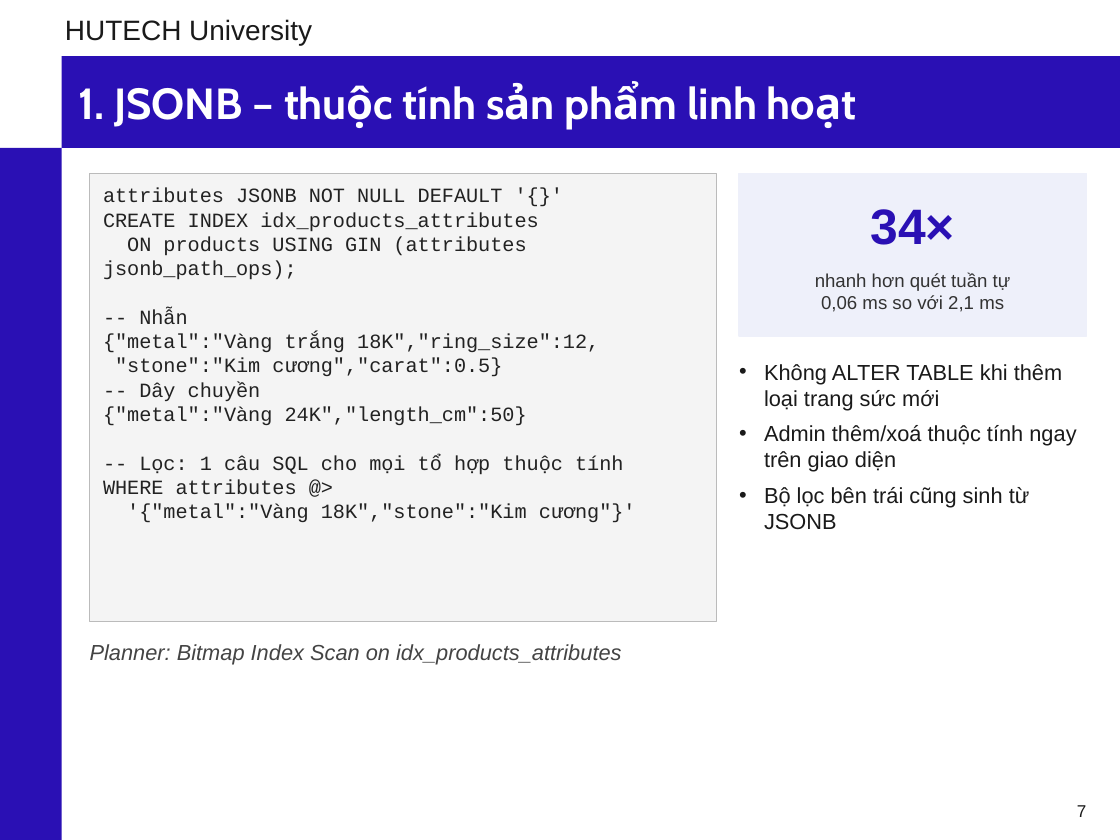
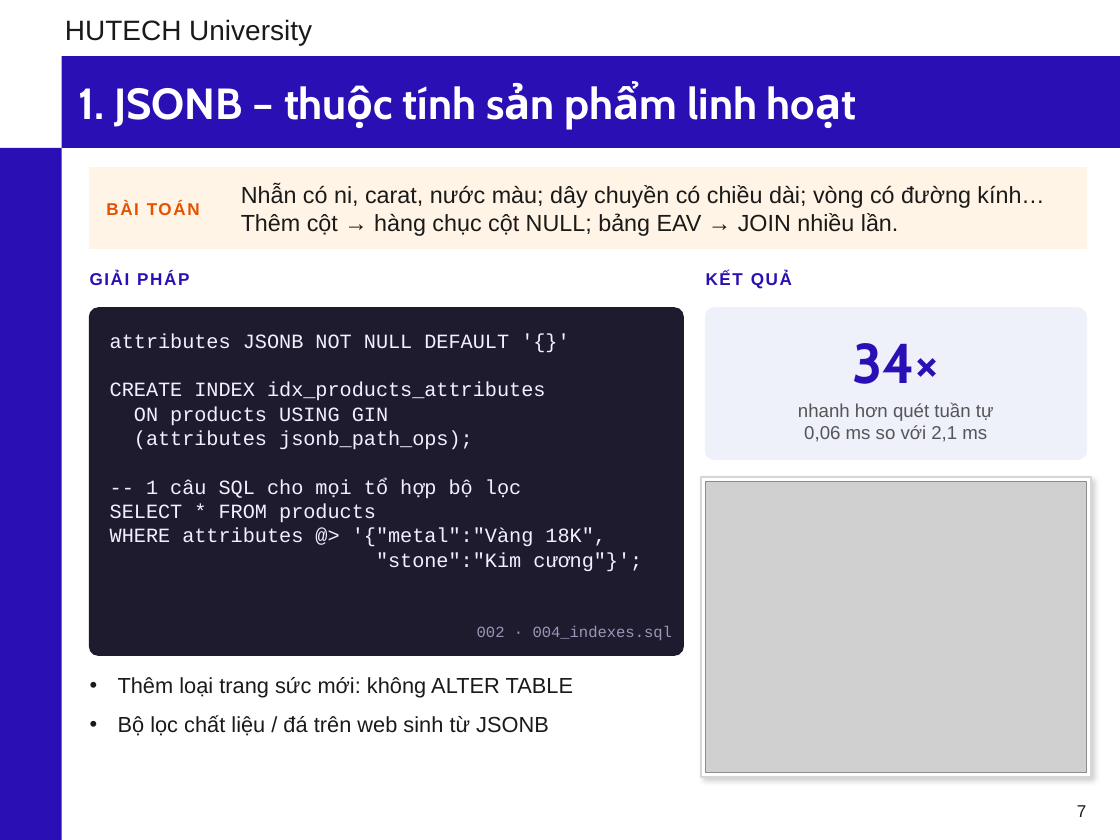
Before and after one commit to phunganhtuan123/master-csdl, a slide deck: slide 7 of docs/Slide_CSDL_Nhom6_PostgreSQL.pptx. Drawn at 1120x840 pixels with LibreOffice and Linux fonts; fonts in the diff are those of the drawing; grey boxes stand for pictures; background and template pictures are left out. Boxes give left, top, right and bottom in pixels: in the first picture for what was removed or moved away, otherwise in the second. Text is boxed around its words. In the diff, an @@ line names an element or a change of style, - is before the commit and + after.

```diff
--- a/docs/Slide_CSDL_Nhom6_PostgreSQL.pptx
+++ b/docs/Slide_CSDL_Nhom6_PostgreSQL.pptx
@@ rectangle: place and size @@
-rectangle at [90, 174, 717, 622]
+rectangle at [90, 168, 1086, 249]
@@ rectangle at [90, 168, 1086, 249]: fill #F4F4F4 to #FFF4E5; outline #BBBBBB 0.75 pt to #FFF4E5 1 pt @@
@@ rectangle removed at [739, 174, 1086, 336] @@
@@ text added at [106, 201, 200, 215], 11 pt, text #E65100, bold @@
+BÀI TOÁN
@@ text added at [241, 184, 1044, 236], 15 pt, text #1A1A1A @@
+Nhẫn có ni, carat, nước màu; dây chuyền có chiều dài; vòng có đường kính… Thêm cột → hàng chục cột NULL; bảng EAV → JOIN nhiều lần.
@@ text added at [90, 271, 189, 285], 11 pt, text #2A10B4, bold @@
+GIẢI PHÁP
@@ text added at [706, 271, 792, 289], 11 pt, text #2A10B4, bold @@
+KẾT QUẢ
@@ rounded rectangle added at [90, 308, 683, 655], fill #1E1B2E, outline #1E1B2E 1 pt @@
@@ text "attributes JSONB NOT NULL DEFAULT ...": place and size @@
-text "attributes JSONB NOT NULL DEFAULT ..." at [103, 188, 636, 523]
+text "attributes JSONB NOT NULL DEFAULT ..." at [110, 334, 642, 572]
@@ text "34×": place and size @@
-text "34×" at [871, 209, 955, 245]
+text "34×" at [852, 343, 940, 384]
@@ text "34×" at [852, 343, 940, 384]: size 32 to 36 pt, font Arial to Cabin @@
@@ rounded rectangle added at [706, 308, 1086, 459], fill #EEF0FA, outline #EEF0FA 1 pt @@
@@ text at [110, 334, 545, 400]: text colour #222222 to #F2F0FF in "attributes JSONB NOT NULL DEFAULT '{}'", "CREATE INDEX idx_products_attributes" @@
@@ text removed at [764, 364, 1076, 530] @@
-• Không ALTER TABLE khi thêm loại trang sức mới
-• Admin thêm/xoá thuộc tính ngay trên giao diện
-• Bộ lọc bên trái cũng sinh từ JSONB
@@ text at [110, 406, 642, 572]: text changed; text colour #222222 to #F2F0FF @@
-ON products USING GIN (attributes jsonb_path_ops);
--- Nhẫn
-{"metal":"Vàng trắng 18K","ring_size":12,
-"stone":"Kim cương","carat":0.5}
--- Dây chuyền
-{"metal":"Vàng 24K","length_cm":50}
--- Lọc: 1 câu SQL cho mọi tổ hợp thuộc tính
-WHERE attributes @>
-'{"metal":"Vàng 18K","stone":"Kim cương"}'
+ON products USING GIN
+(attributes jsonb_path_ops);
+-- 1 câu SQL cho mọi tổ hợp bộ lọc
+SELECT * FROM products
+WHERE attributes @> '{"metal":"Vàng 18K",
+"stone":"Kim cương"}';
@@ text "nhanh hơn quét tuần tự": place and size @@
-text "nhanh hơn quét tuần tự" at [815, 273, 1011, 312]
+text "nhanh hơn quét tuần tự" at [798, 402, 994, 442]
@@ text "nhanh hơn quét tuần tự" at [798, 402, 994, 442]: text colour #333333 to #555555 @@
@@ rectangle added at [701, 477, 1091, 777], fill #FFFFFF, outline #D6D6D6 1 pt @@
@@ picture added at [706, 482, 1086, 773] @@
@@ text added at [477, 626, 673, 640], 10 pt, text #9A96B8 @@
+002 · 004_indexes.sql
@@ text removed at [90, 644, 621, 664] @@
-Planner: Bitmap Index Scan on idx_products_attributes
@@ text added at [118, 677, 573, 736], 14 pt, text #1A1A1A @@
+• Thêm loại trang sức mới: không ALTER TABLE
+• Bộ lọc chất liệu / đá trên web sinh từ JSONB
```
Also in this commit, not shown: 15 other slides changed, 1 slide added, 1 slide removed, 43 other files.
